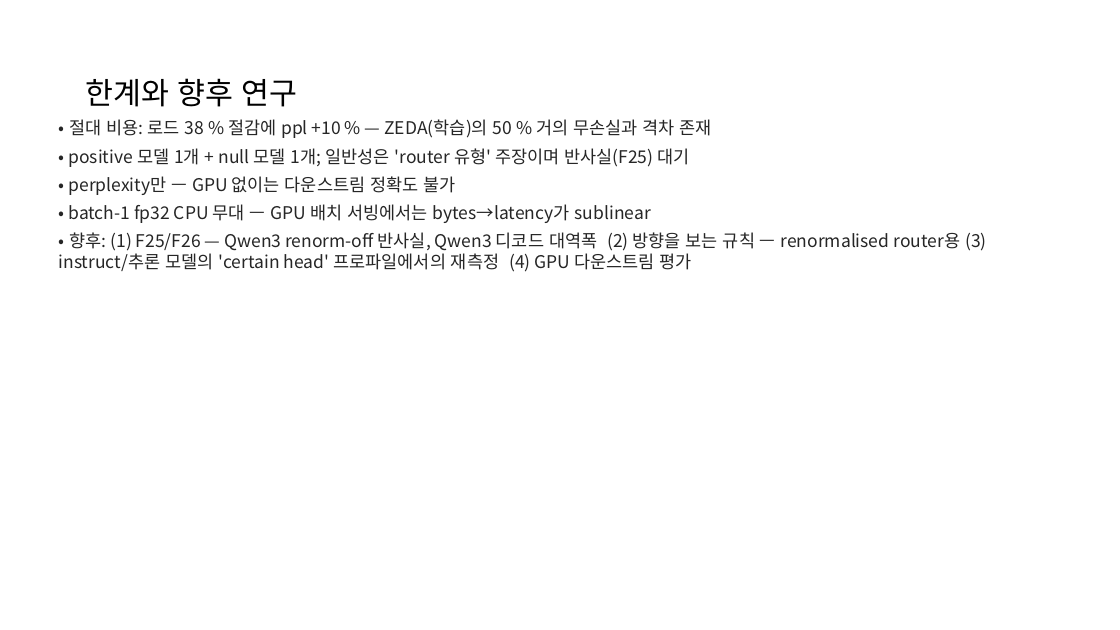
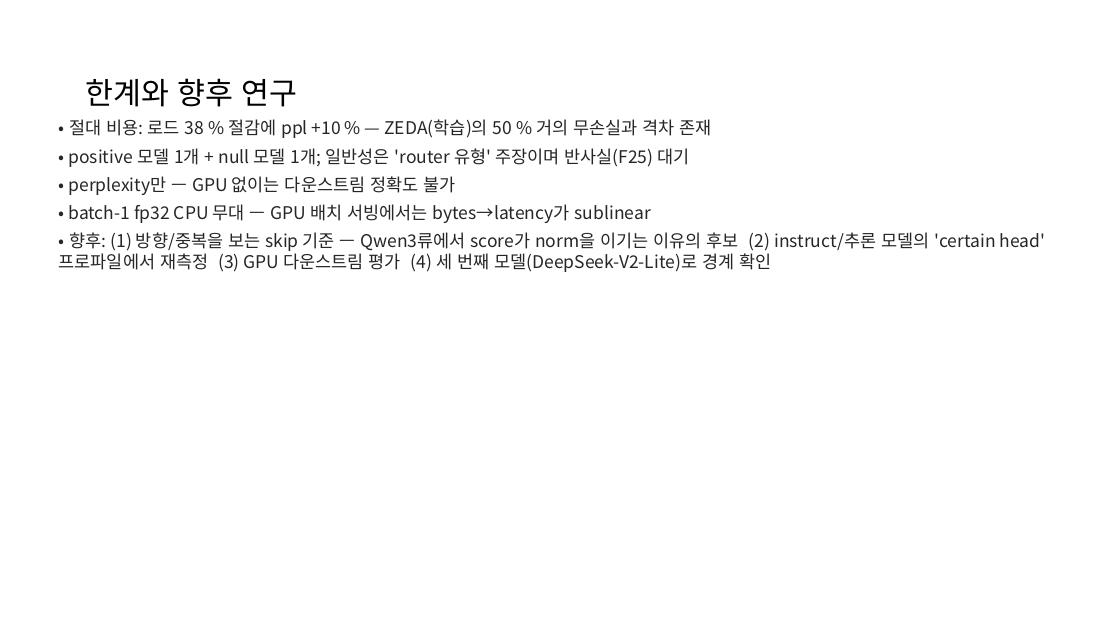
Before and after one commit to CocoRoF/moe_optimizer, a slide deck: slide 22 of docs/slides/MoE_Contribution_Skipping_2026-09-03.pptx. Drawn at 1120x630 pixels with LibreOffice and Linux fonts; fonts in the diff are those of the drawing. Boxes give left, top, right and bottom in pixels: in the first picture for what was removed or moved away, otherwise in the second. Text is boxed around its words. In the diff, an @@ line names an element or a change of style, - is before the commit and + after.

```diff
--- a/docs/slides/MoE_Contribution_Skipping_2026-09-03.pptx
+++ b/docs/slides/MoE_Contribution_Skipping_2026-09-03.pptx
@@ text at [59, 232, 1046, 272]: text changed @@
-• 향후: (1) F25/F26 — Qwen3 renorm-off 반사실, Qwen3 디코드 대역폭 (2) 방향을 보는 규칙 — renormalised router용 (3) instruct/추론 모델의 'certain head' 프로파일에서의 재측정 (4) GPU 다운스트림 평가
+• 향후: (1) 방향/중복을 보는 skip 기준 — Qwen3류에서 score가 norm을 이기는 이유의 후보 (2) instruct/추론 모델의 'certain head' 프로파일에서 재측정 (3) GPU 다운스트림 평가 (4) 세 번째 모델(DeepSeek-V2-Lite)로 경계 확인
```
Also in this commit, not shown: 2 other slides changed, 9 other files.
